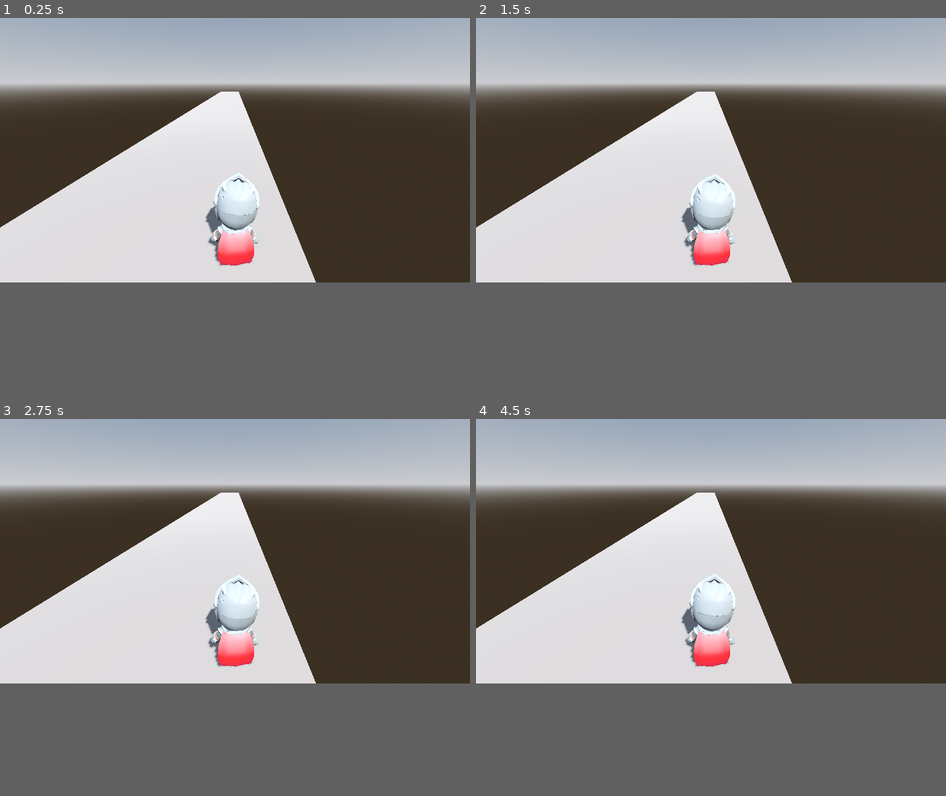
Above: before the commit, frames 1-4 (two rows, left to right).
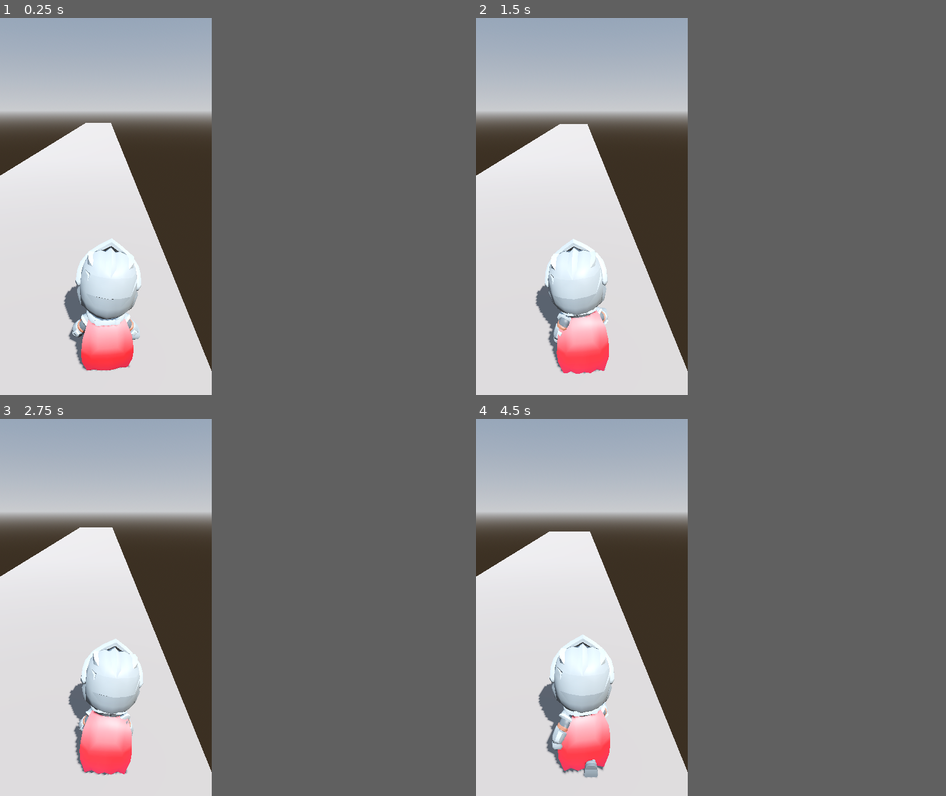
Above: after the commit, the same moments.

Repository: kite1143/infinity-runner
Game: Godot game, scene res://Prototype/world.tscn
Two runs of this game, one before a commit and one after it. Both use one fixed random seed, a clock stepped at 60 frames per second and the inputs below. Before the commit the project has no main scene; this scene is started directly in both runs.
Inputs:
- Up to frame 1 (0.25 s): no input
- Up to frame 2 (1.5 s): hold D (dash_right, bound only after the commit) 0.53-1.28 s; hold S (sit, bound only after the commit) 0.53-1.28 s; tap Space (jump, bound only after the commit) at 0.77, 0.8, 1.07, 1.35 s; hold A (dash_left, bound only after the commit) from 1.28 s (still down)
- Up to frame 3 (2.75 s): tap Space (jump, bound only after the commit) at 1.52, 1.82, 2.3 s; tap S (sit, bound only after the commit) at 1.55 s; release A (dash_left, bound only after the commit) at 2.03 s; hold D (dash_right, bound only after the commit) from 2.03 s (still down); hold S (sit, bound only after the commit) from 2.03 s (still down)
- Up to frame 4 (4.5 s): release S (sit, bound only after the commit) at 2.78 s; tap S (sit, bound only after the commit) at 2.85, 4.35 s; tap Space (jump, bound only after the commit) at 3.02, 3.32 s; release D (dash_right, bound only after the commit) at 3.53 s; hold Space (jump, bound only after the commit) 3.53-4.28 s; hold A (dash_left, bound only after the commit) from 3.53 s (still down)
The window is 799x449 before the commit and 360x640 after it. Grey fills any space a smaller window leaves; there, only what the larger window draws over its background counts as a difference.

The runs differ from the first frame. In frame 1, 37% of the frame differs, in the area x 0-100%, y 0-94%; in frame 2, 37%; in frame 3, 37%; in frame 4, 37%, in the area x 0-100%, y 0-96%.

Commit message:
02. Project Setting
Setting Display size, game engine default physic

Diff:
--- a/project.godot
+++ b/project.godot
@@ -11,8 +11,44 @@
 [application]
 
 config/name="infinity-runner-project"
+run/main_scene="uid://cgjq1gu4kpg23"
 config/features=PackedStringArray("4.6", "Mobile")
 config/icon="res://icon.svg"
+
+[display]
+
+window/size/viewport_width=1080
+window/size/viewport_height=1920
+window/size/window_width_override=360
+window/size/window_height_override=640
+
+[input]
+
+start_game={
+"deadzone": 0.2,
+"events": [Object(InputEventKey,"resource_local_to_scene":false,"resource_name":"","device":-1,"window_id":0,"alt_pressed":false,"shift_pressed":false,"ctrl_pressed":false,"meta_pressed":false,"pressed":false,"keycode":0,"physical_keycode":83,"key_label":0,"unicode":115,"location":0,"echo":false,"script":null)
+]
+}
+dash_left={
+"deadzone": 0.2,
+"events": [Object(InputEventKey,"resource_local_to_scene":false,"resource_name":"","device":-1,"window_id":0,"alt_pressed":false,"shift_pressed":false,"ctrl_pressed":false,"meta_pressed":false,"pressed":false,"keycode":0,"physical_keycode":65,"key_label":0,"unicode":97,"location":0,"echo":false,"script":null)
+]
+}
+dash_right={
+"deadzone": 0.2,
+"events": [Object(InputEventKey,"resource_local_to_scene":false,"resource_name":"","device":-1,"window_id":0,"alt_pressed":false,"shift_pressed":false,"ctrl_pressed":false,"meta_pressed":false,"pressed":false,"keycode":0,"physical_keycode":68,"key_label":0,"unicode":100,"location":0,"echo":false,"script":null)
+]
+}
+jump={
+"deadzone": 0.2,
+"events": [Object(InputEventKey,"resource_local_to_scene":false,"resource_name":"","device":-1,"window_id":0,"alt_pressed":false,"shift_pressed":false,"ctrl_pressed":false,"meta_pressed":false,"pressed":false,"keycode":0,"physical_keycode":32,"key_label":0,"unicode":32,"location":0,"echo":false,"script":null)
+]
+}
+sit={
+"deadzone": 0.2,
+"events": [Object(InputEventKey,"resource_local_to_scene":false,"resource_name":"","device":-1,"window_id":0,"alt_pressed":false,"shift_pressed":false,"ctrl_pressed":false,"meta_pressed":false,"pressed":false,"keycode":0,"physical_keycode":83,"key_label":0,"unicode":115,"location":0,"echo":false,"script":null)
+]
+}
 
 [physics]
 
